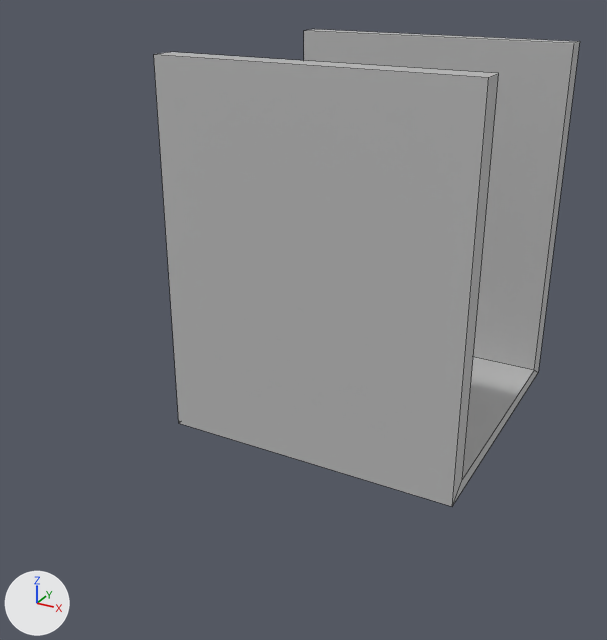
The FBX model Assets/Models/MOD_PlaceHolderHall.fbx, before and after one commit.
Before and after are seen from a 50 mm camera at (6.52, -12.2, 6.12) aimed at (1.75, -3.52, 1.78). The lights are fixed; the arrows at lower left show +X, +Y and +Z. Mesh edges are drawn as thin lines. Where no turn or scale is listed for an object, it has been applied to the vertices.

The scene before the commit, as lines of its bpy script (objects in view):
```python
me_mesh = bpy.data.meshes.new('Mesh')
me_mesh.from_pydata(...)  # 16 vertices, 14 faces; spans x 0.0..4.05, y -4.0..0.0, z 0.0..5.0
me_mesh.materials.append(mat_lambert1)  # grey #bcbcbc
ob_polysurface2 = bpy.data.objects.new('polySurface2', me_mesh)
ob_polysurface2.location = (0.0, 0.0, 0.0)
```
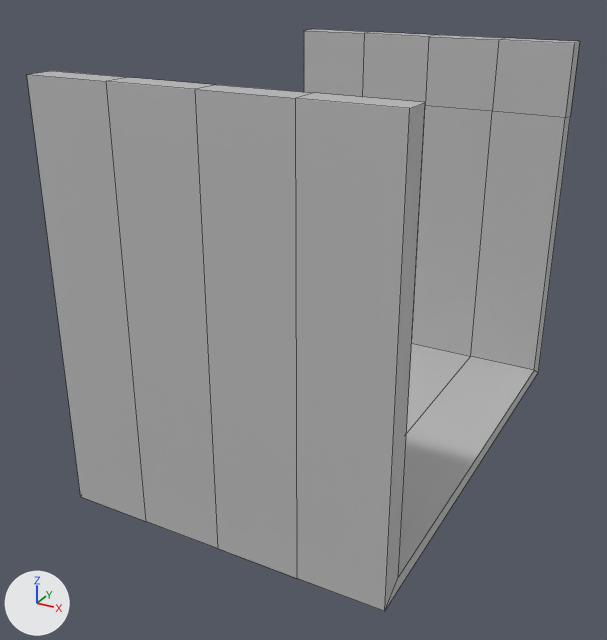
Commit message: New Hall

Patch to the scene script:
```diff
--- a/Assets/Models/MOD_PlaceHolderHall.fbx.py
+++ b/Assets/Models/MOD_PlaceHolderHall.fbx.py
@@ me_mesh @@
 # used by ob_polysurface2; location = (0.0, 0.0, 0.0)
-me_mesh.from_pydata(...)  # 16 vertices, 14 faces; spans x 0.0..4.05, y -4.0..0.0, z 0.0..5.0
+me_mesh.from_pydata(...)  # 50 vertices, 48 faces; spans x 0.0..4.05, y -6.0..0.0, z 0.0..5.0
+# me_mesh part 1
+# 8 vertices are removed from x 0.0..4.05, y -4.0..-3.67, z 0.0..5.0
+# 14 faces are deleted
+# 12 vertices are added at x 0.0..4.05, y -6.0..0.0, z 0.0..5.0
+# 5 new vertices lie (-1.01, 0.0, 0.0) away from vertices in x 4.05, y -6.0..0.0, z 0.0..5.0
+# 5 new vertices lie (0.0, 0.0, 5.0) away from vertices in x 0.0..4.05, y -6.0, z 0.0
+# 5 new vertices lie (0.0, -5.34, 0.0) away from vertices in x 0.0..4.05, y -0.33, z 0.19
+# 5 new vertices lie (0.0, 0.33, 0.0) away from vertices in x 0.0..4.05, y -6.0, z 5.0
+# 5 new vertices lie (0.0, 0.0, -1.0) away from vertices in x 0.0..4.05, y 0.0, z 5.0
+# 5 new vertices lie (0.0, 0.0, 3.85) away from vertices in x 0.0..4.05, y -0.33, z 0.19
+# 48 new faces join them
 me_mesh.materials.append(mat_lambert1)
```

Location of each change, (x1, y1, x2, y2) in pixels of the pictures (607 x 640 px):
'polySurface2', reshaped (30% wider, 22% taller)
    before: (154, 29, 580, 506)
    after: (27, 29, 580, 611)
